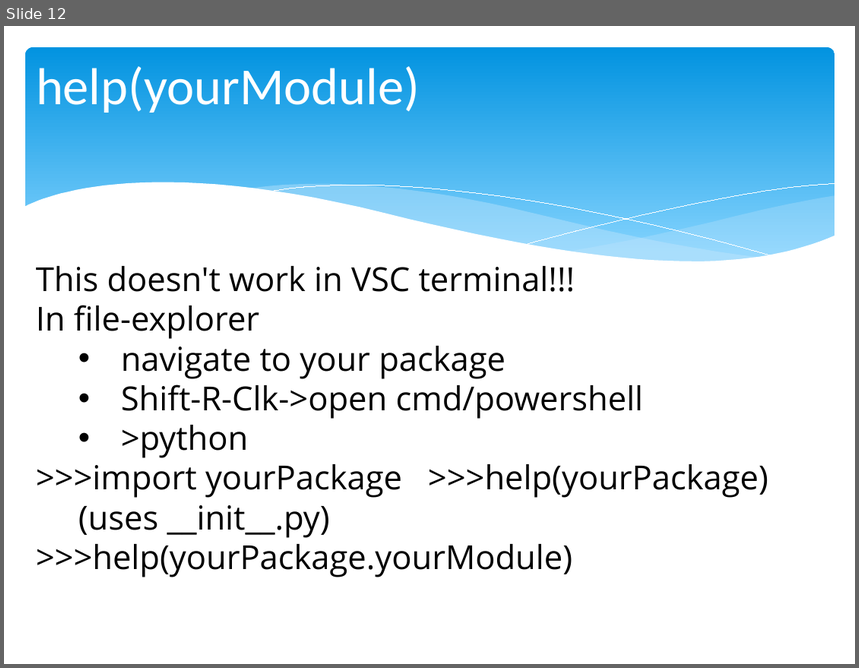
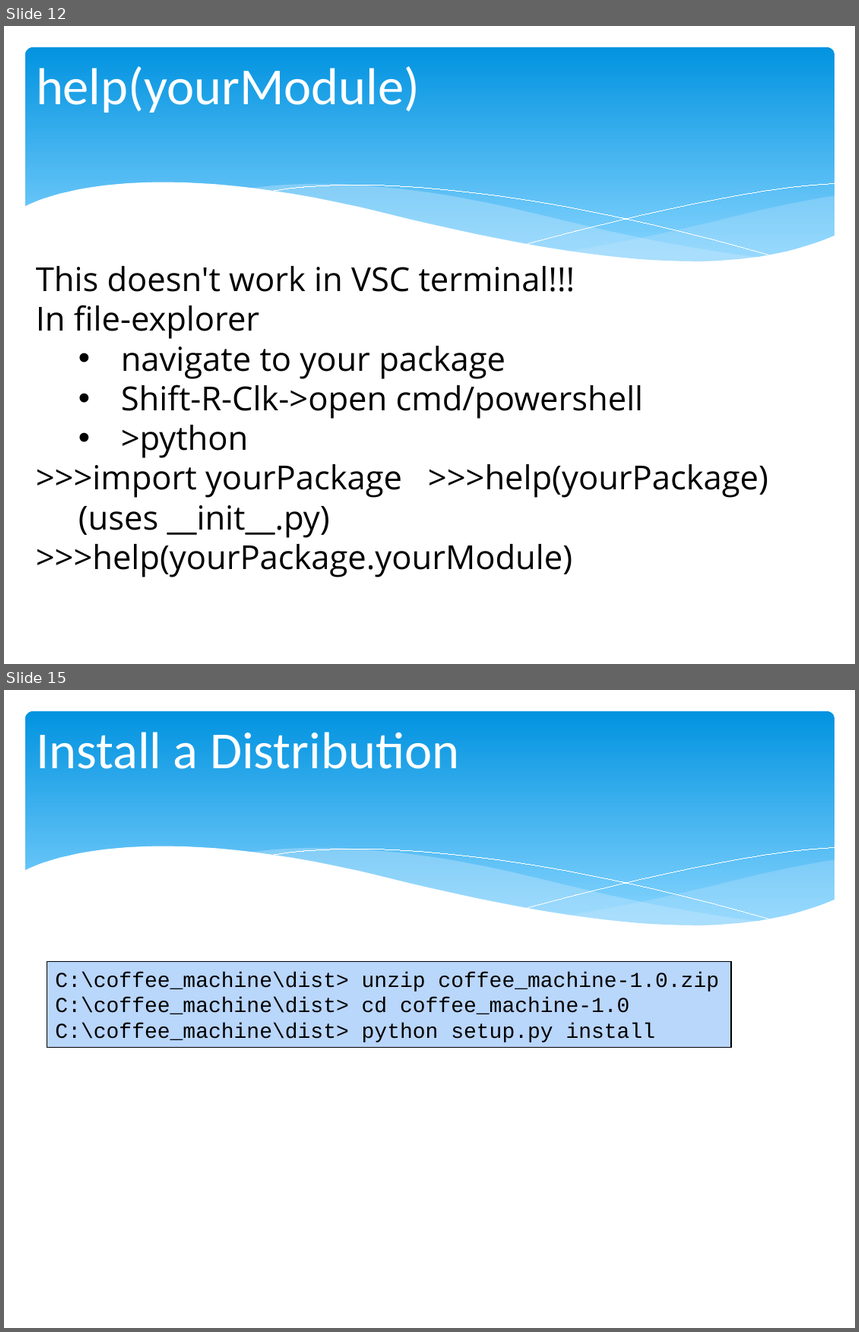
Before and after one commit to chris-turps/QA_Python3, a slide deck: DG_06 Scope.pptx. Shown one above the other, each under a label of ours: slide 12 before the commit, slides 12 and 15 after it; the slides between them are not shown. The pictures are 859x668 and 859x1332 pixels, drawn with LibreOffice and Linux fonts; fonts in the diff are those of the drawing. Boxes give left, top, right and bottom in pixels: in the first picture for what was removed or moved away, otherwise in the second. Text is boxed around its words. In the diff, an @@ line names an element or a change of style, - is before the commit and + after.

```diff
--- a/DG_06 Scope.pptx
+++ b/DG_06 Scope.pptx
@@ slide 15 added at (4,690,855,1328), background #FFFFFF; not listed: 6 template elements that a slide beside it also shows @@
@@ title added at (36,732,459,769), 44 pt, text #FFFFFF @@
+Install a Distribution
@@ rectangle added at (47,961,731,1047), fill #B9D6FB, outline #000000 0.75 pt, 18 pt, text #000000 @@
+C:\coffee_machine\dist> unzip coffee_machine-1.0.zip
+C:\coffee_machine\dist> cd coffee_machine-1.0
+C:\coffee_machine\dist> python setup.py install
```
Also in this commit, not shown: 2 other slides added, 1 other file.
